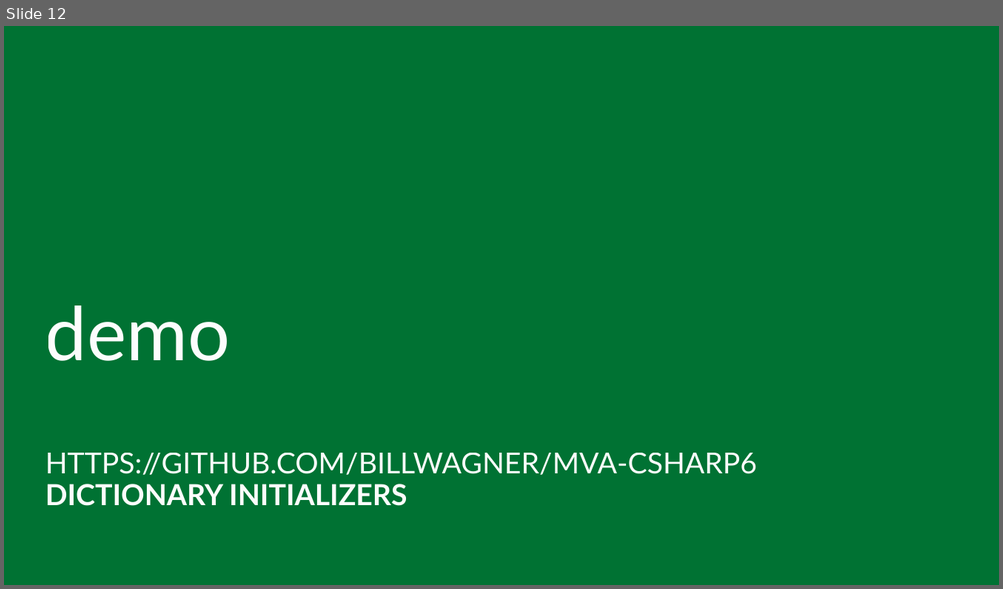
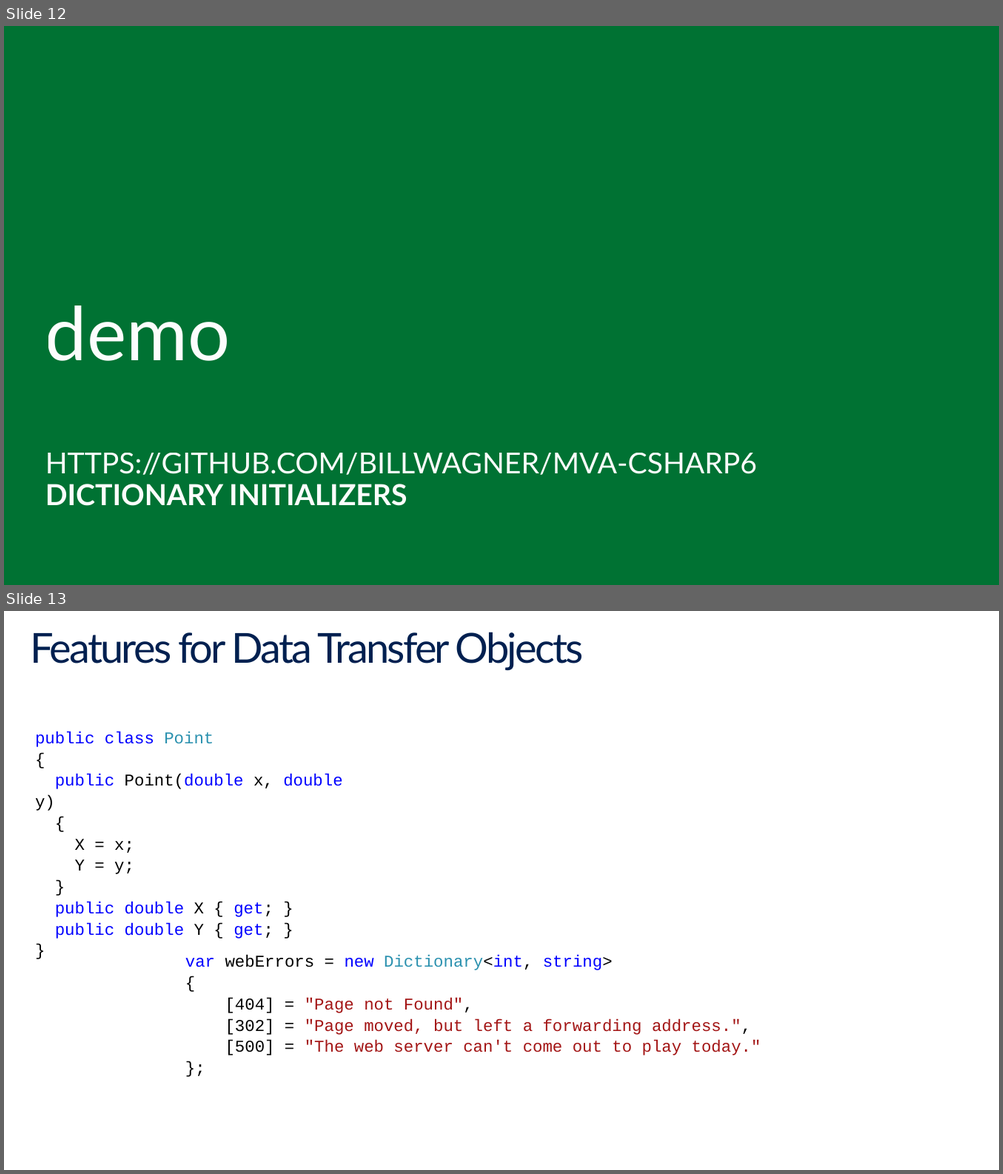
Before and after one commit to BillWagner/MVA-CSharp6, a slide deck: Slides/MVA-What'sNewC#6-Module2.pptx. Shown one above the other, each under a label of ours: slide 12 before the commit, slides 12 and 13 after it. The pictures are 1003x589 and 1003x1174 pixels, drawn with LibreOffice and Linux fonts; fonts in the diff are those of the drawing. Boxes give left, top, right and bottom in pixels: in the first picture for what was removed or moved away, otherwise in the second. Text is boxed around its words. In the diff, an @@ line names an element or a change of style, - is before the commit and + after.

```diff
--- a/Slides/MVA-What'sNewC#6-Module2.pptx
+++ b/Slides/MVA-What'sNewC#6-Module2.pptx
@@ slide 13 added at (x1=4, y1=611, x2=999, y2=1170), background #FFFFFF @@
@@ title added at (x1=31, y1=632, x2=583, y2=670), 40 pt, text #002050 @@
+Features for Data Transfer Objects
@@ text added at (x1=35, y1=732, x2=342, y2=939), 16 pt, text #0000FF @@
+public class Point
+{
+public Point(double x, double y)
+{
+X = x;
+Y = y;
+}
+public double X { get; }
+public double Y { get; }
+}
@@ text added at (x1=185, y1=955, x2=761, y2=1056), 16 pt, text #A31515 @@
+var webErrors = new Dictionary<int, string>
+{
+[404] = "Page not Found",
+[302] = "Page moved, but left a forwarding address.",
+[500] = "The web server can't come out to play today."
+};
```
Also in this commit, not shown: 1 other file.
